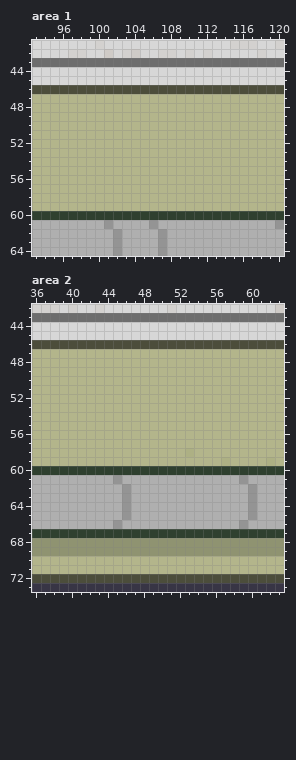
Pixel-art file -- dojo.ase. Above is the file before it was changed.
200x150 pixels, 1 frame. Colours within 5 levels of each other are drawn and written as one. Shown: area 1: x 93..120, y 41..64; area 2: x 36..63, y 42..73.
New version:
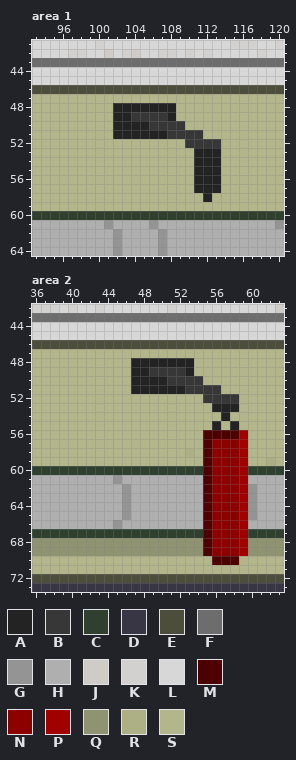
Palette (. is transparent): A #232323  B #373737  C #2f402f  D #383545  E #4c4d3b  F #6d6d6d  G #949494  H #afafaf  J #cfcbc7  K #d3d1cf  L #d7d7d7  M #4d0000  N #8d0000  P #a10000  Q #8f9371  R #adb084  S #b3b58b
Diff:
layer "rack" added
layer "bigsack" added
Area 1, layer "rack":
Colour S gives way to colour A in row 48 at x 102 to 108; in row 49 at x 102 to 103 and 108; in row 50 at x 102 to 105; in row 51 at x 102 to 107; in rows 53 to 57 at x 111 to 113; in row 58 at x 112.
Colour S gives way to colour B in row 49 at x 104 to 107; in row 50 at x 106 to 109; in row 51 at x 108 to 111; in row 52 at x 110 to 113.
Area 2, layers "bigsack", "rack":
Colour S gives way to colour A in row 48 at x 47 to 53; in row 49 at x 47 to 48 and 53; in row 50 at x 47 to 50; in row 51 at x 47 to 52; in row 53 at x 56 to 58; in row 54 at x 57.
Colour S gives way to colour A in row 55 at x 56 and 58.
Colour S gives way to colour B in row 49 at x 49 to 52; in row 50 at x 51 to 54; in row 51 at x 53 to 56; in row 52 at x 55 to 58.
Colour C gives way to colour M in row 60 at x 55; in row 67 at x 55.
Colour H gives way to colour M in rows 61 to 66 at x 55.
Colour Q gives way to colour M in rows 68 to 69 at x 55.
Colour S gives way to colour M in row 56 at x 55 to 58; in rows 57 to 59 at x 55; in row 70 at x 56 to 58.
Colour C gives way to colour N in row 60 at x 56 to 58; in row 67 at x 56 to 58.
Colour H gives way to colour N in rows 61 to 66 at x 56 to 58.
Colour Q gives way to colour N in rows 68 to 69 at x 56 to 58.
Colour R gives way to colour N in row 59 at x 57.
Colour S gives way to colour N in rows 57 to 58 at x 56 to 58; in row 59 at x 56 and 58.
Colour C gives way to colour P in row 60 at x 59; in row 67 at x 59.
Colour G gives way to colour P in row 61 at x 59; in row 66 at x 59.
Colour H gives way to colour P in rows 62 to 65 at x 59.
Colour Q gives way to colour P in rows 68 to 69 at x 59.
Colour S gives way to colour P in rows 56 to 59 at x 59.
